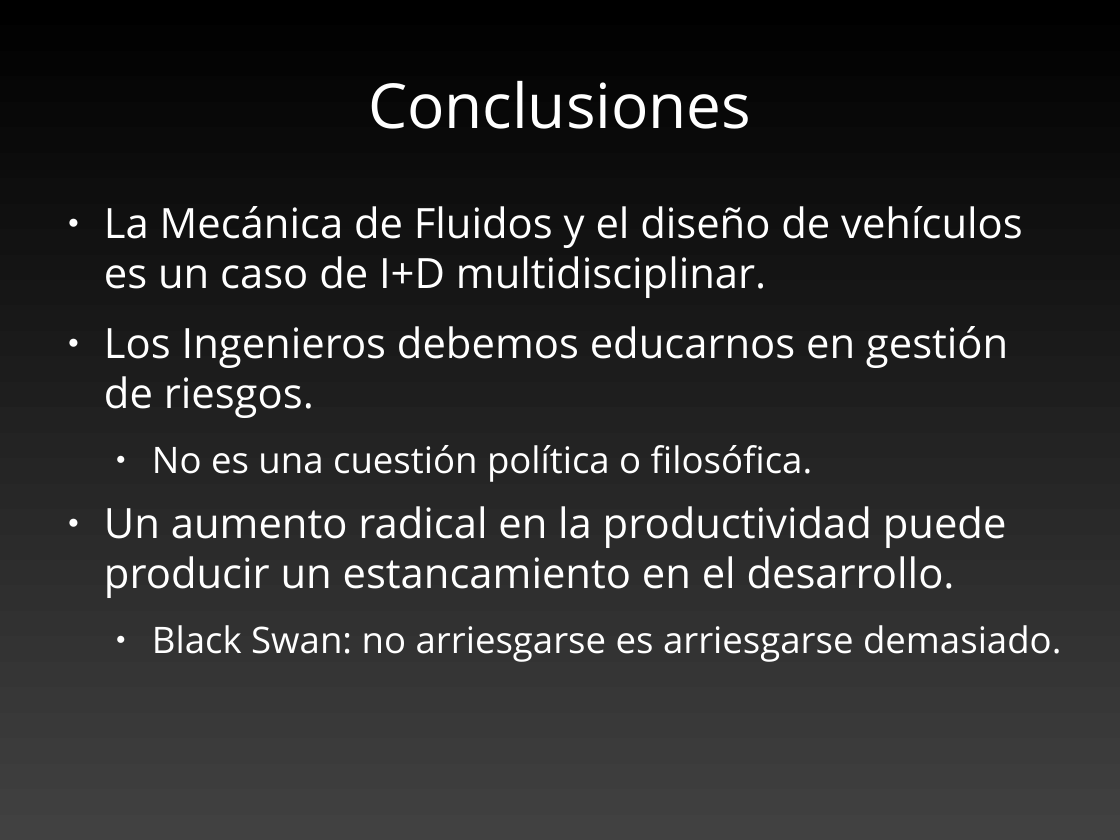
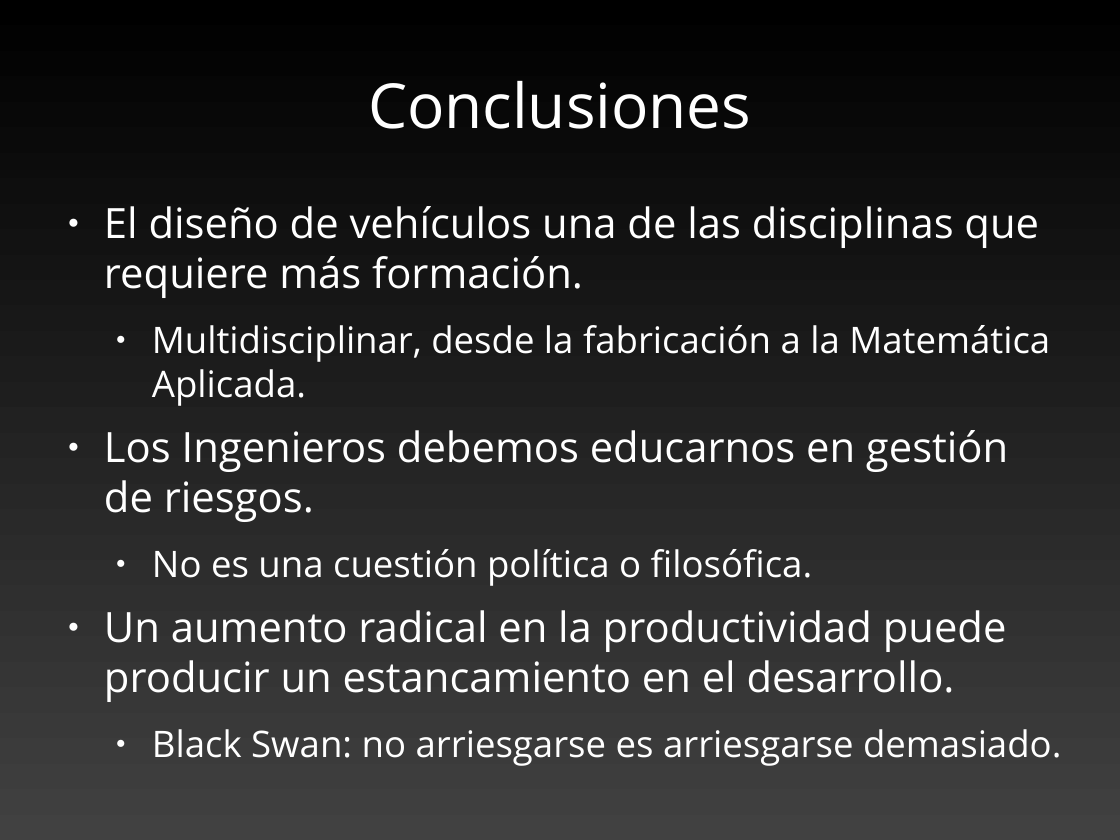
Before and after one commit to guillemborrell/CursoScripting, a slide deck: slide 36 of clases/valencia_2010/valencia_global.odp. Drawn at 1120x840 pixels with LibreOffice and Linux fonts; fonts in the diff are those of the drawing. Boxes give left, top, right and bottom in pixels: in the first picture for what was removed or moved away, otherwise in the second. Text is boxed around its words. In the diff, an @@ line names an element or a change of style, - is before the commit and + after.

```diff
--- a/clases/valencia_2010/valencia_global.odp
+++ b/clases/valencia_2010/valencia_global.odp
@@ text at [104,206,1050,406]: text changed @@
-● La Mecánica de Fluidos y el diseño de vehículos es un caso de I+D multidisciplinar.
+● El diseño de vehículos una de las disciplinas que requiere más formación.
+  ● Multidisciplinar, desde la fabricación a la Matemática Aplicada.
```
Also in this commit, not shown: 2 other slides changed, 1 other file.
